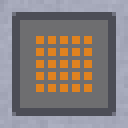
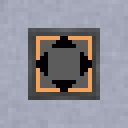
Comparing the layer stacks of the two 128×128 images. Changes:
showed "arrows out smaller" over box(36, 36, 92, 92)
added layer "gas" above "dataport" over box(28, 28, 100, 100)
hid "dataport" over box(16, 16, 112, 112)
